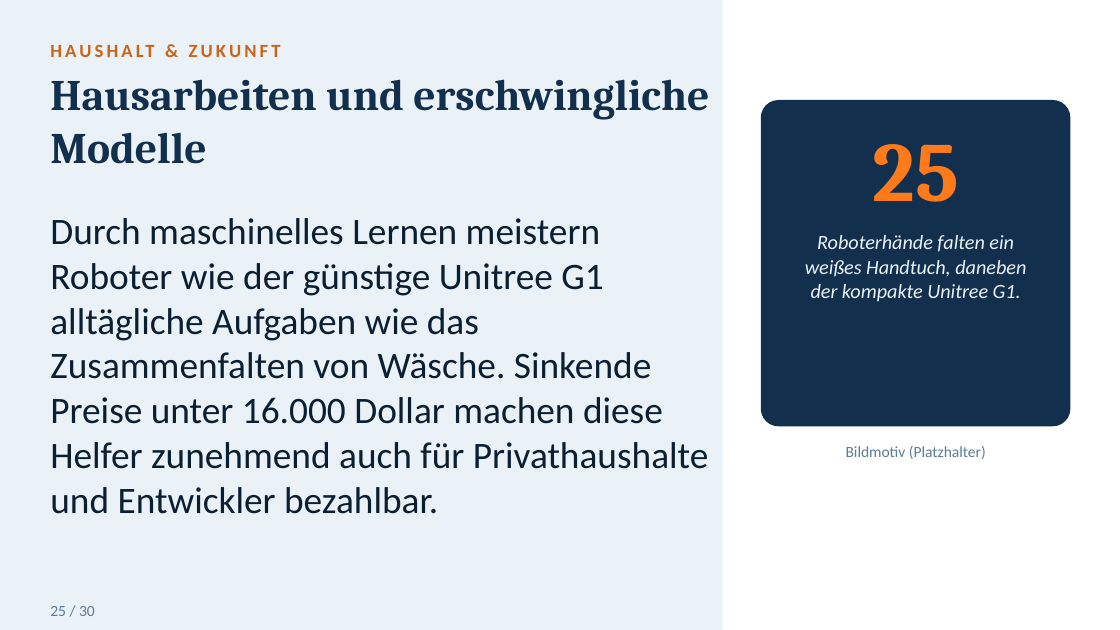
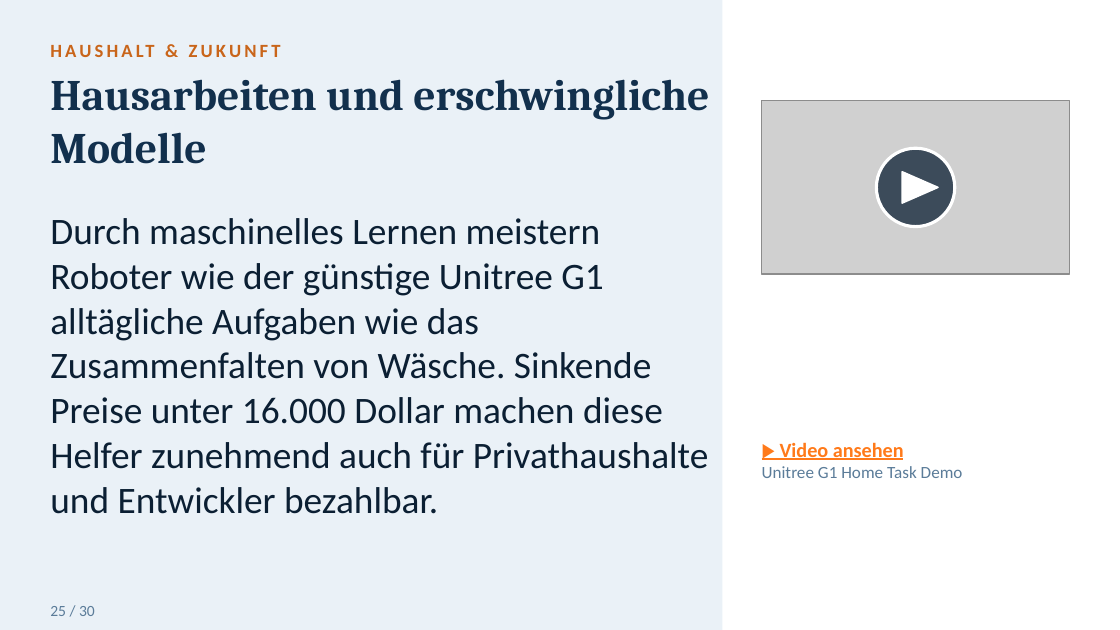
Before and after one commit to toshkaraf/tagesf-rderst-tte, a slide deck: slide 26 of Humanoide_Roboter_gross.pptx. Drawn at 1120x630 pixels with LibreOffice and Linux fonts; fonts in the diff are those of the drawing; grey boxes stand for pictures. Boxes give left, top, right and bottom in pixels: in the first picture for what was removed or moved away, otherwise in the second. Text is boxed around its words. In the diff, an @@ line names an element or a change of style, - is before the commit and + after.

```diff
--- a/Humanoide_Roboter_gross.pptx
+++ b/Humanoide_Roboter_gross.pptx
@@ rounded rectangle removed at (762, 101, 1070, 426) @@
@@ picture added at (762, 101, 1070, 274) @@
@@ text removed at (872, 144, 958, 202) @@
-25
@@ ellipse added at (877, 148, 955, 226), fill #0B1F33 at 75% opacity, outline #FFFFFF 2 pt @@
@@ triangle added at (902, 171, 937, 203), fill #FFFFFF, outline #FFFFFF 1 pt @@
@@ text removed at (805, 235, 1026, 302) @@
-Roboterhände falten ein weißes Handtuch, daneben der kompakte Unitree G1.
@@ text at (762, 442, 963, 478): text changed; size 10 to 11 pt @@
-Bildmotiv (Platzhalter)
+▶ Video ansehen
+Unitree G1 Home Task Demo
@@ text "▶ Video ansehen" at (762, 442, 963, 478): vertical alignment middle to top @@
```
Also in this commit, not shown: 9 other slides changed.
